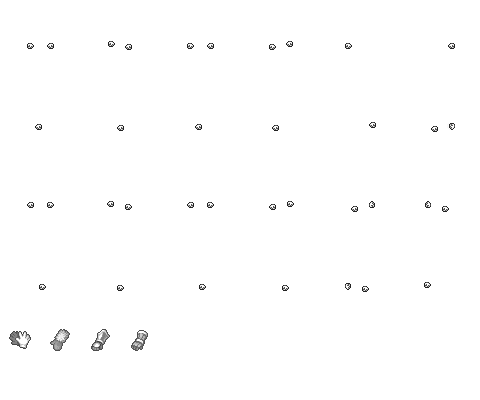
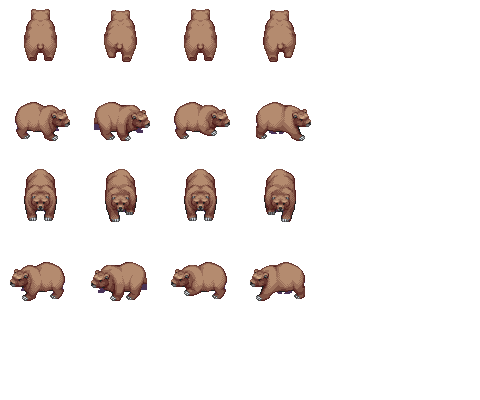
Revision of a layered 480×400 image; what changed, layer by layer:
hid "gloves" over [9, 41, 455, 351]
showed group "nasties" (17 layers) over [10, 9, 453, 301]
added layer "bear" in group "nasties" over [10, 9, 311, 301]
